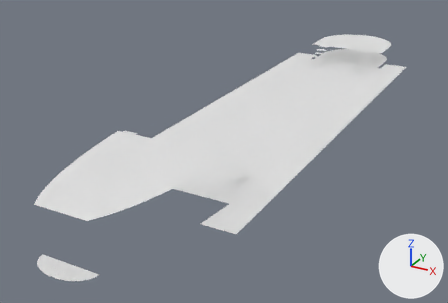
Two versions of the FBX model AssetSources/export/galleass_deckwater.fbx, one commit apart.
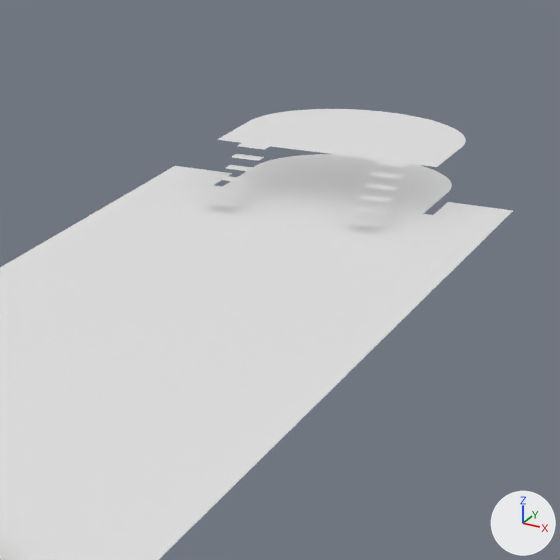
Each version is shown whole from a camera (50 mm lens) standing at (19.6, -43.5, 21.6) and looking at (-2.5, -3.3, 1.5), then close up on the part from 54% to 94% of the width and 0% to 59% of the height. The axes (+X, +Y, +Z) are drawn at lower right. The lights are the same throughout. The first two pictures are the older version.

The first close-up shows 'galleass_deckwater'.
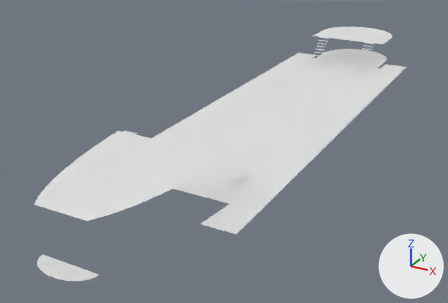
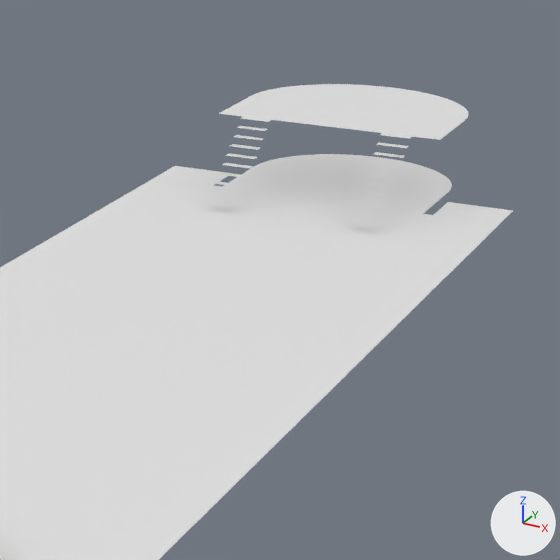
The change, as a list of edits to the scene's bpy script:
```text
Change me_galleass_deckwater:
    used by ob_galleass_deckwater; location = (0.0, 0.0, 0.0)
    remove me_galleass_deckwater.from_pydata(...)  # 432 vertices, 114 faces; spans x -6.0..6.0, y -25.3..25.4, z 3.8..6.9
    add me_galleass_deckwater.from_pydata(...)  # 464 vertices, 122 faces; spans x -6.0..6.0, y -25.3..25.4, z 3.8..6.9
    me_galleass_deckwater part 1: the loose piece of 51 vertices spanning x -3.8..3.8, y 18.6..25.4, z 5.4 is moved by (0.0, 0.0, 0.9)
    me_galleass_deckwater part 2: the loose piece of 4 vertices spanning x -2.9..-1.9, y 16.6..17.1, z 4.6 is moved by (0.0, -0.5, 0.0)
    me_galleass_deckwater part 3: the loose piece of 4 vertices spanning x -2.9..-1.9, y 17.1..17.6, z 4.9 is moved by (0.0, -0.7, -0.1)
    me_galleass_deckwater part 4: the loose piece of 4 vertices spanning x -2.9..-1.9, y 17.6..18.1, z 5.1 is moved by (0.0, -0.9, -0.1)
    me_galleass_deckwater part 5: the loose piece of 4 vertices spanning x -2.9..-1.9, y 18.1..18.6, z 5.4 is moved by (0.0, -1.1, -0.1)
    me_galleass_deckwater part 6: the loose piece of 4 vertices spanning x 1.9..2.9, y 17.6..18.1, z 5.1 is moved by (-4.8, -0.3, 0.4)
    me_galleass_deckwater part 7: the loose piece of 4 vertices spanning x 1.9..2.9, y 18.1..18.6, z 5.4 is moved by (-4.8, -0.5, 0.4)
    me_galleass_deckwater part 8: the loose piece of 4 vertices spanning x 1.9..2.9, y 17.1..17.6, z 4.9 is moved by (-4.8, 0.8, 1.2)
    me_galleass_deckwater part 9: the loose piece of 4 vertices spanning x 1.9..2.9, y 16.6..17.1, z 4.6 is moved by (-4.8, 1.6, 1.7)
    me_galleass_deckwater part 10: the loose piece of 4 vertices spanning x 1.9..2.9, y 16.6..17.1, z 4.6 is copied, and the copy is moved by (0.0, -0.2, 0.2); it spans x 1.9..2.9, y 16.5..16.8, z 4.8
    me_galleass_deckwater part 11: the loose piece of 4 vertices spanning x 1.9..2.9, y 17.6..18.1, z 5.1 is copied, and the copy is moved by (0.0, 0.0, 0.7); it spans x 1.9..2.9, y 17.7..18.0, z 5.8
    me_galleass_deckwater part 12: the loose piece of 4 vertices spanning x 1.9..2.9, y 18.1..18.6, z 5.4 is copied, and the copy is moved by (0.0, -0.2, 0.7); it spans x 1.9..2.9, y 18.0..18.3, z 6.1
    me_galleass_deckwater part 13: the loose piece of 4 vertices spanning x 1.9..2.9, y 18.1..18.6, z 5.4 is copied, and the copy is moved by (0.0, 0.1, 0.9); it spans x 1.9..2.9, y 18.3..18.6, z 6.3
    other edits to the shape of me_galleass_deckwater do not show in these pictures
```

What differs and where, as boxes [x1, y1, x2, y2] in the close-ups (560 x 560 px; the box of a moved part takes in the faces that stretch with it):
'galleass_deckwater', reshaped
    before: [0, 109, 513, 560]
    after: [0, 84, 513, 560]
part 1 of me_galleass_deckwater, moved or reshaped
    before: [217, 109, 466, 167]
    after: [219, 84, 469, 140]
part 2 of me_galleass_deckwater, moved or reshaped
    before: [219, 176, 253, 183]
    after: [215, 181, 246, 188]
part 3 of me_galleass_deckwater, moved or reshaped
    before: [226, 165, 258, 172]
    after: [219, 172, 249, 178]
part 4 of me_galleass_deckwater, moved or reshaped
    before: [232, 154, 264, 161]
    after: [222, 163, 253, 168]
part 5 of me_galleass_deckwater, moved or reshaped
    before: [237, 143, 270, 150]
    after: [226, 153, 257, 159]
part 6 of me_galleass_deckwater, moved or reshaped
    before: [370, 171, 404, 179]
    after: [230, 144, 260, 150]
part 7 of me_galleass_deckwater, moved or reshaped
    before: [375, 160, 409, 167]
    after: [234, 135, 264, 140]
part 8 of me_galleass_deckwater, moved or reshaped
    before: [364, 183, 398, 191]
    after: [237, 126, 268, 131]
part 9 of me_galleass_deckwater, moved or reshaped
    before: [360, 194, 394, 202]
    after: [241, 117, 271, 122]
part 10 of me_galleass_deckwater, added
    after: [359, 191, 391, 197]
part 11 of me_galleass_deckwater, added
    after: [373, 152, 405, 158]
part 12 of me_galleass_deckwater, added
    after: [376, 142, 409, 148]
part 13 of me_galleass_deckwater, added
    after: [380, 133, 412, 139]
